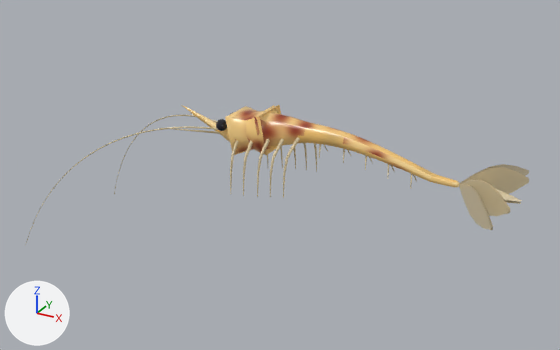
The glTF model src/renderer/assets/fish/shrimp.glb: old version first, new version second.
Both versions are drawn from a 50 mm lens placed at (2.71, -6.05, 2.54), pointed at (-0.71, 0.16, -0.57). Lighting does not change. The marker at lower left points along +X, +Y and +Z. The first picture is the older version. Vertices at exactly the same position are counted once.

Objects in the first picture: 'Shrimp'.
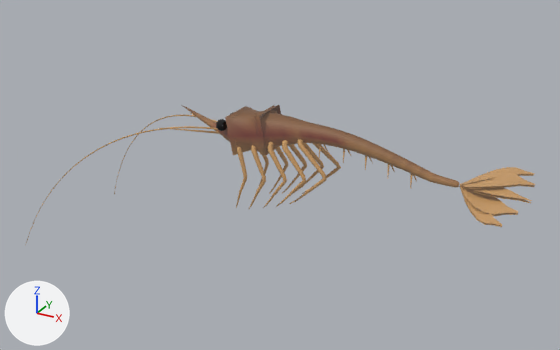
Commit message: feat(shrimp): 개선된 아마노 새우 GLB 앱 재동기화

Edits to the bpy script that builds the scene:
```text
Change mat_amanobody:
    remove # nodes: BsdfPrincipled, NormalMap, OutputMaterial, TexImage x3
    remove # uses the picture img_amanobase
    remove # uses the picture img_amanonormal
    nodes: BsdfPrincipled, OutputMaterial, VertexColor
Change me_shrimpbody:
    used by ob_shrimp; location = (0.0, 0.0, 0.0)
    remove me_shrimpbody.from_pydata(...)  # 5326 vertices, 9376 faces; spans x -3.43..1.66, y -0.76..0.76, z -1.65..0.15
    add me_shrimpbody.from_pydata(...)  # 7094 vertices, 12896 faces; spans x -3.43..1.74, y -0.76..0.76, z -1.65..0.15
    me_shrimpbody part 1: 12 loose pieces with 504 vertices, spanning x -1.02..-0.39, y -0.39..0.39, z -0.62..-0.1, are deleted
    me_shrimpbody part 2: 27 vertices moved within x -0.18..1.14, y -0.04..0.03, z -0.22..-0.07; 2092 vertices removed from x -1.02..1.66, y -0.62..0.62, z -0.62..-0.02; 4364 vertices added at x -1.03..1.74, y -0.57..0.57, z -0.85..0.0
    me_shrimpbody part 3: 2875 faces spanning x -3.43..0.73, y -0.76..0.76, z -1.65..-0.03 switch from mat_amanoapp (beige #ead7ad) to mat_amanobody
    other edits to the shape of me_shrimpbody do not show in these pictures
```

What differs and where, as boxes (x1, y1, x2, y2) in the pictures (560 x 350 px):
'Shrimp', surface changed, reshaped: before (26, 105, 529, 243); after (26, 105, 535, 243)
part 1 of me_shrimpbody, deleted: before (243, 140, 283, 196)
part 2 of me_shrimpbody, reshaped: before (230, 137, 529, 230); after (236, 139, 535, 227)
part 3 of me_shrimpbody, recoloured: (62, 113, 416, 187) in both
